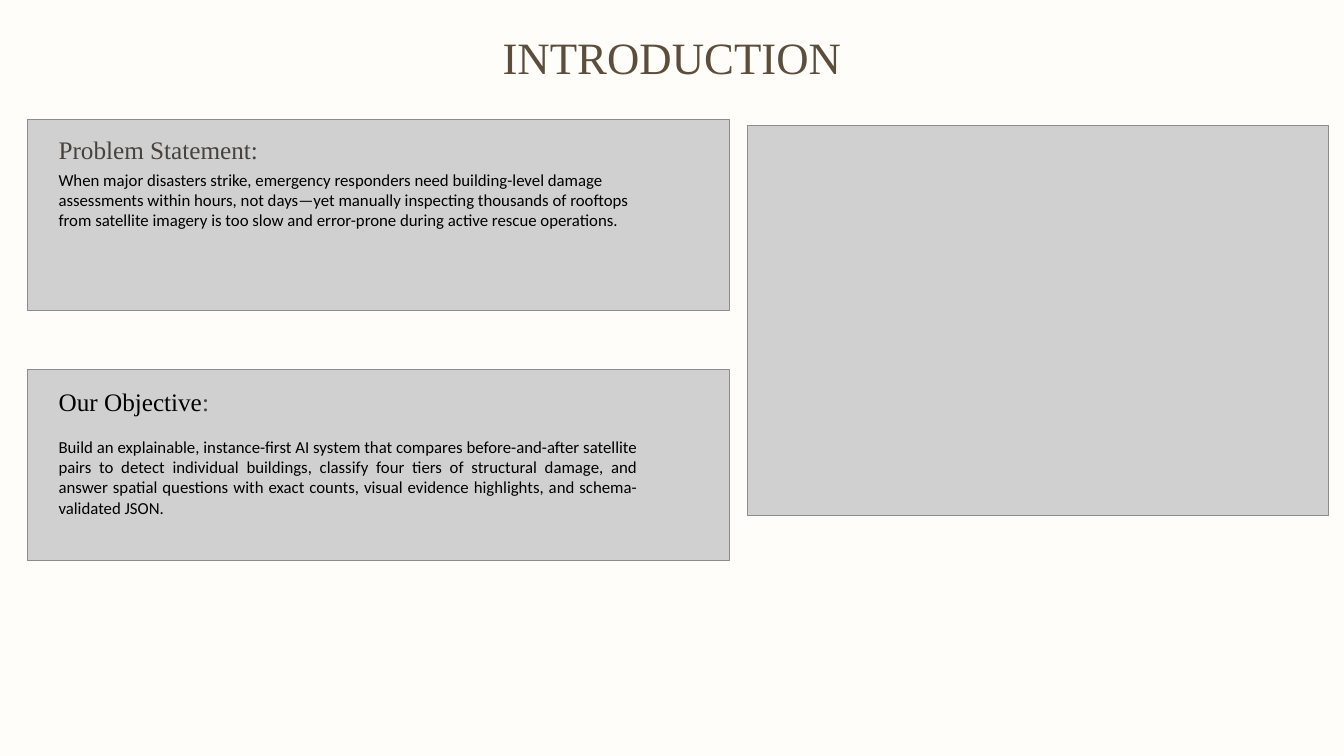
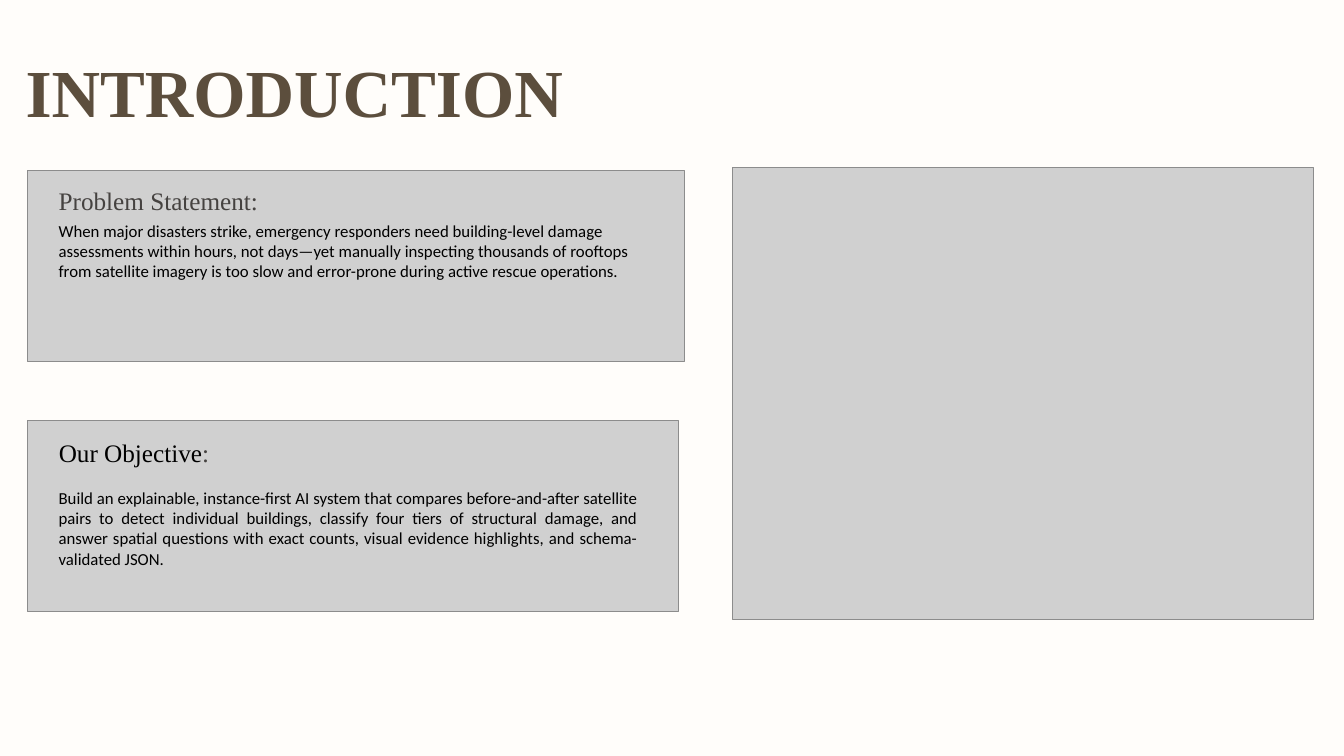
Before and after one commit to Tarunh3arts/Atlas_AI, a slide deck: slide 2 of AI-POWERED-DISASTER-ASSESSMENT-and-RESCUE-INTELLIGENCE.pptx. Drawn at 1344x756 pixels with LibreOffice and Linux fonts; fonts in the diff are those of the drawing; grey boxes stand for pictures. Boxes give left, top, right and bottom in pixels: in the first picture for what was removed or moved away, otherwise in the second. Text is boxed around its words. In the diff, an @@ line names an element or a change of style, - is before the commit and + after.

Commit message:
PPT updated

```diff
--- a/AI-POWERED-DISASTER-ASSESSMENT-and-RESCUE-INTELLIGENCE.pptx
+++ b/AI-POWERED-DISASTER-ASSESSMENT-and-RESCUE-INTELLIGENCE.pptx
@@ text "INTRODUCTION" moved from (x1=503, y1=44, x2=841, y2=75) to (x1=26, y1=72, x2=563, y2=118) @@
@@ text "INTRODUCTION" at (x1=26, y1=72, x2=563, y2=118): size 32 to 48 pt, bold on @@
@@ picture resized from (x1=27, y1=119, x2=729, y2=311) to (x1=27, y1=170, x2=685, y2=362) @@
@@ picture resized from (x1=747, y1=126, x2=1328, y2=516) to (x1=732, y1=167, x2=1313, y2=619) @@
@@ 4 texts moved together from (x1=59, y1=141, x2=637, y2=514) to (x1=59, y1=192, x2=637, y2=565) @@
@@ picture resized from (x1=27, y1=369, x2=729, y2=561) to (x1=27, y1=420, x2=679, y2=612) @@
```
Also in this commit, not shown: 2 other slides changed, 3 slides added, 4 slides removed.
